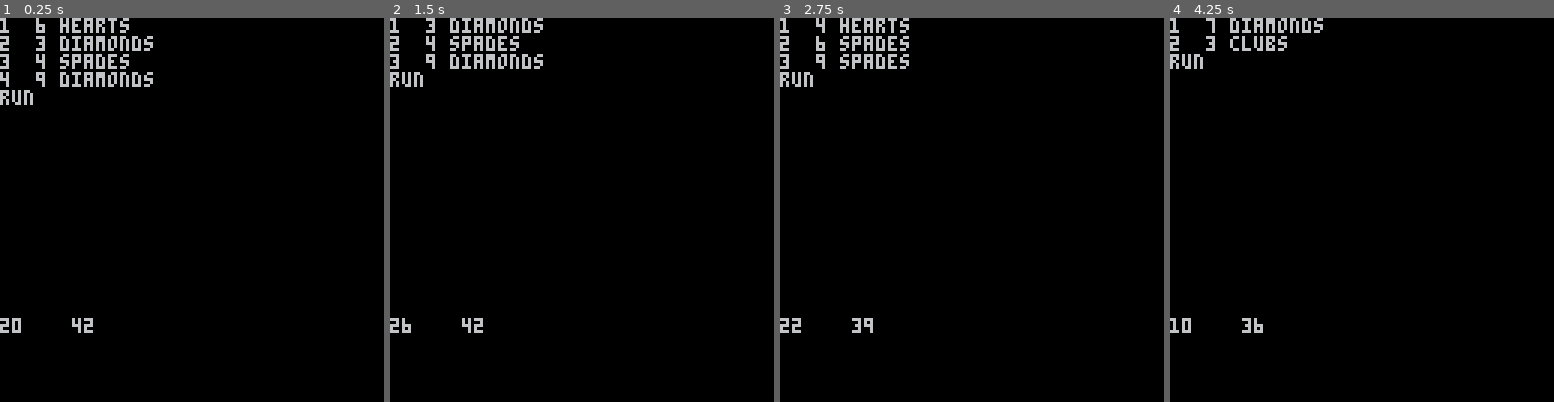
Above: before the commit, frames 1-4 (left to right).
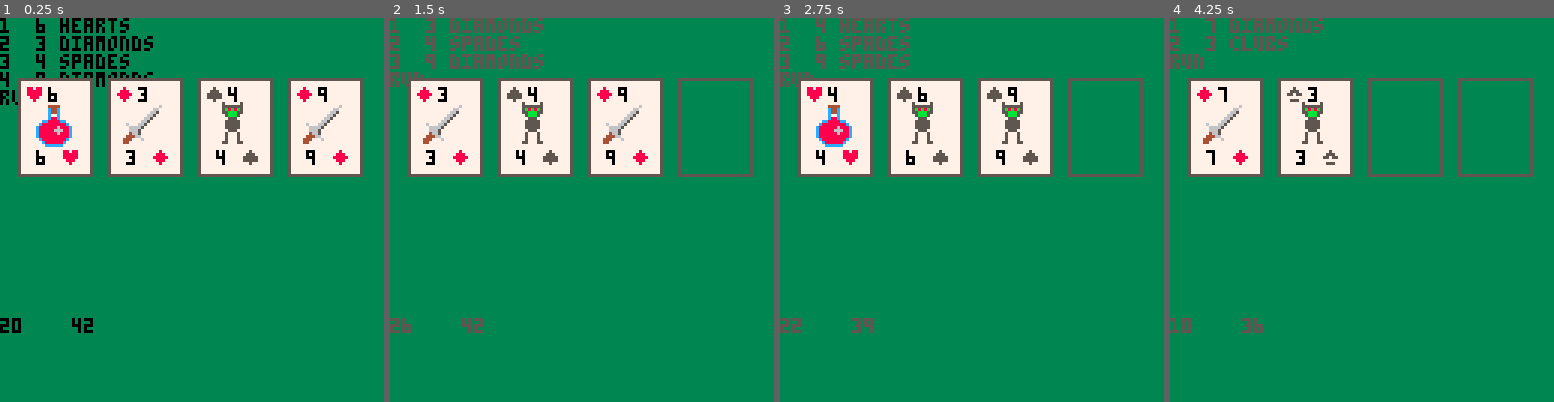
Above: after the commit, the same moments.

Repository: lukeshiner/scoundrel
Game: PICO-8 cartridge scoundrel.p8
Two runs of this game, one before a commit and one after it. Both use one fixed random seed, a clock stepped at 60 frames per second and the inputs below.
Inputs:
- Up to frame 1 (0.25 s): no input
- Up to frame 2 (1.5 s): tap O (Z key) at 0.7 s
- Up to frame 3 (2.75 s): tap O (Z key) at 1.7, 2.1, 2.5 s
- Up to frame 4 (4.25 s): tap O (Z key) every 0.4 s from 2.9 to 4.1 s

The runs differ from the first frame. In frame 1, 100% of the frame differs, in the area x 0-100%, y 0-100%; in frame 2, 100%; in frame 3, 100%; in frame 4, 100%.

Commit message:
Add card types

Diff:
--- a/deck.lua
+++ b/deck.lua
@@ -1,6 +1,12 @@
 health = "health"
 sword = "sword"
 enemy = "enemy"
+
+type_sprites = {
+    sword = 16,
+    health = 18,
+    enemy = 20
+}
 
 hearts = 1
 diamonds = 2
--- a/main.lua
+++ b/main.lua
@@ -18,12 +18,13 @@
 end
 
 function _draw()
-    cls()
+    cls(3)
     for n, card in pairs(room.cards) do
         print(n .. "  " .. card.name)
     end
     print("run")
     print(current_health .. "    " .. #deck, 0, 100)
+    draw_room()
 end
 
 function play_card(index)
--- a/room.lua
+++ b/room.lua
@@ -1,5 +1,9 @@
 room = {
-    cards = {}
+    cards = {},
+    card_size = { x = 24, y = 32 },
+    positions = {
+        8, 40, 60, 90
+    }
 }
 
 function refill_room()
@@ -26,3 +30,27 @@
     can_run = false
     refill_room()
 end
+
+function draw_room()
+    for card_number = 1, 4 do
+        draw_card(card_number)
+    end
+end
+
+function draw_card(card_number)
+    local margin = 6
+    local x = margin * card_number + room.card_size.x * (card_number - 1)
+    local y = 20
+    local x2 = x + room.card_size.x
+    local y2 = y + room.card_size.y
+    rect(x, y, x2, y2, 5)
+    if #room.cards >= card_number then
+        rectfill(x + 1, y + 1, x2 - 1, y2 - 1, 7)
+        card = room.cards[card_number]
+        spr(card.suit, x + 2, y + 2)
+        print(card.value, x + 10, y + 3, 0)
+        spr(card.suit, x2 - 10, y2 - 9)
+        print(card.value, x2 - 18, y2 - 8)
+        spr(type_sprites[card.type], x + 4, y + 7, 2, 2)
+    end
+end
Not shown, changed: 18 lines of the sprite sheet (__gfx__) section of scoundrel.p8
